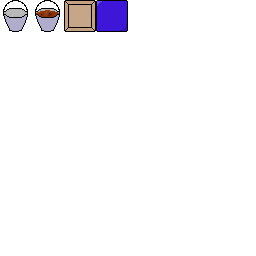
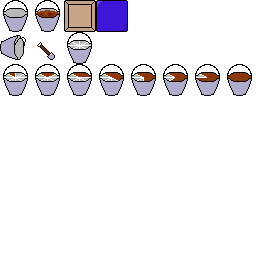
Before/after of a w=256, h=256 layered artwork. What changed in the layer stack:
painted on "Background" over [0, 32, 252, 96]
